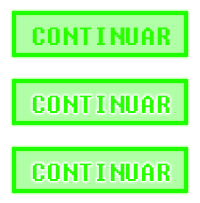
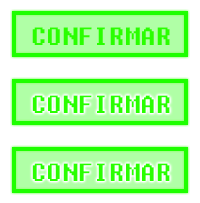
Comparing the layer stacks of the two (200, 203) images. Changes:
renamed "CONTINUAR" to "CONFIRMAR", painted on it over [35, 163, 170, 181]
renamed "CONTINUAR" to "CONFIRMAR", painted on it over [35, 95, 170, 113]
renamed "CONTINUAR" to "CONFIRMAR", painted on it over [79, 27, 140, 45]
